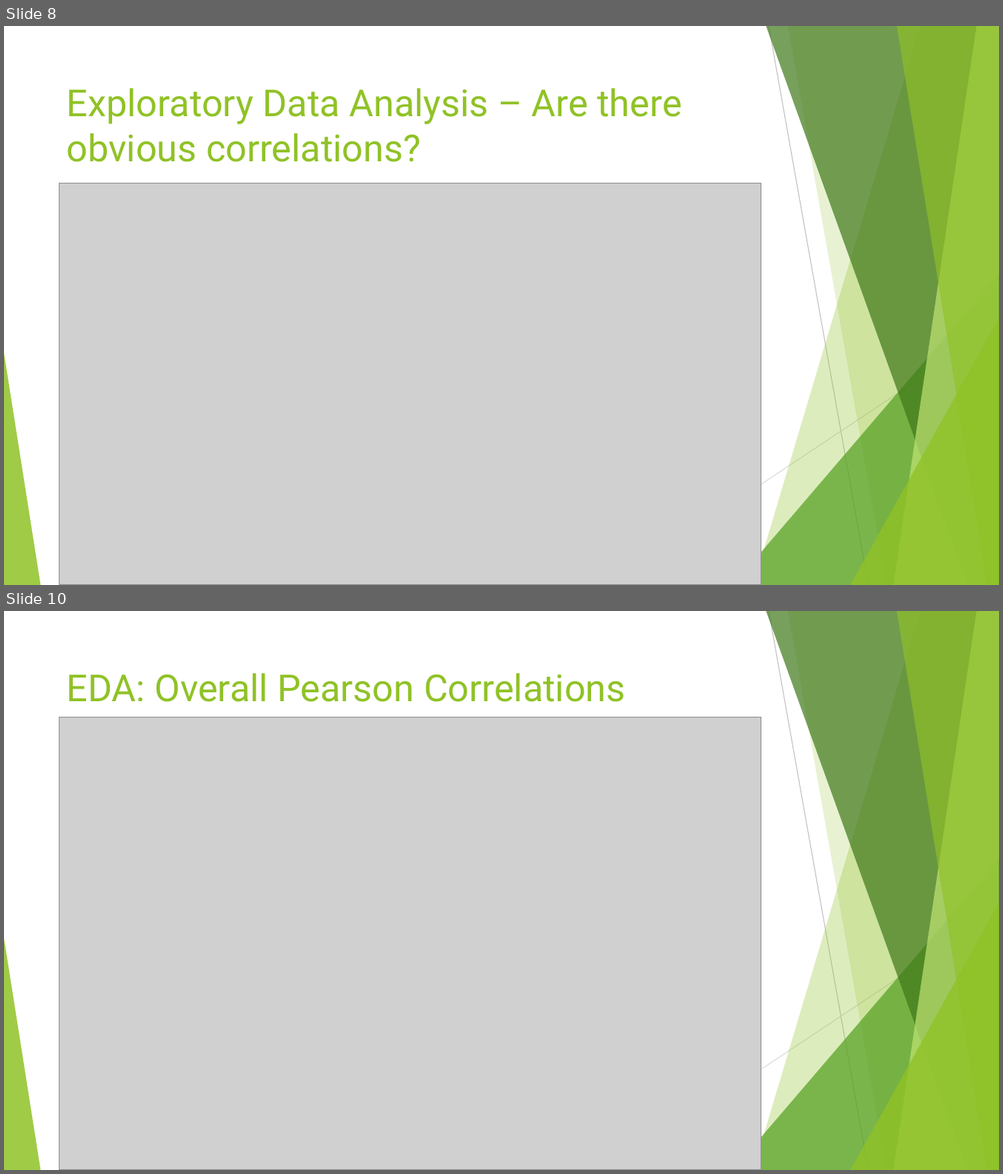
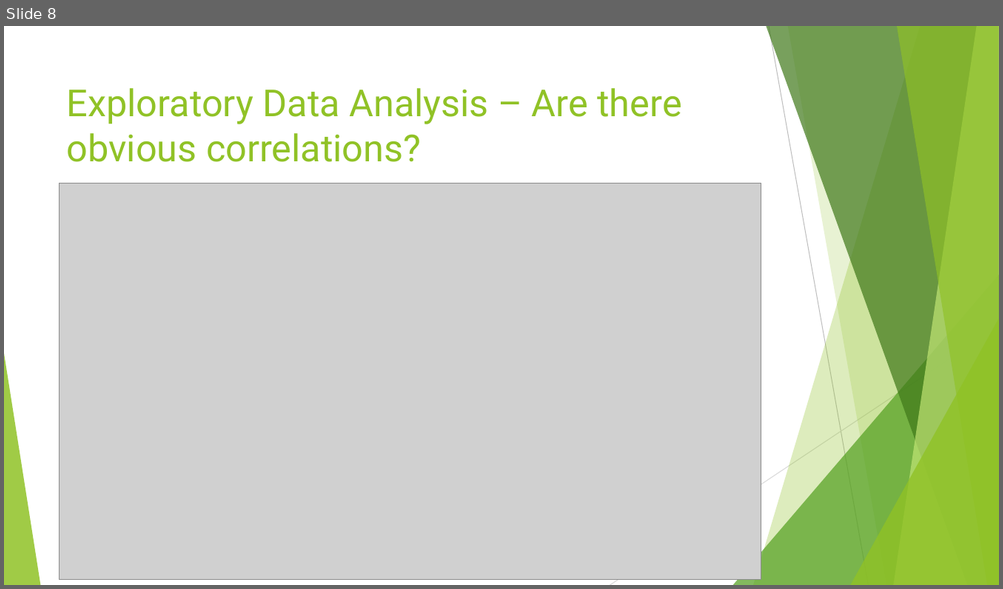
Before and after one commit to littlesiagoy/Springboard-Capstone-1, a slide deck: Capstone 1 Slidedeck.pptx. Shown one above the other, each under a label of ours: slides 8 and 10 before the commit, slide 8 after it; the slides between them are not shown. The pictures are 1003x1174 and 1003x589 pixels, drawn with LibreOffice and Linux fonts; fonts in the diff are those of the drawing; grey boxes stand for pictures. Boxes give left, top, right and bottom in pixels: in the first picture for what was removed or moved away, otherwise in the second. Text is boxed around its words. In the diff, an @@ line names an element or a change of style, - is before the commit and + after.

```diff
--- a/Capstone 1 Slidedeck.pptx
+++ b/Capstone 1 Slidedeck.pptx
@@ slide 10 removed at (4, 611, 999, 1170), background #FFFFFF; not listed: 10 template elements that a slide beside it also shows @@
@@ title removed at (67, 673, 626, 702) @@
-EDA: Overall Pearson Correlations
@@ picture removed at (60, 717, 760, 1170) @@
@@ slide 8 changed as well @@
@@ picture: place and size @@
-picture at (60, 184, 760, 585)
+picture at (60, 184, 760, 580)
```
Also in this commit, not shown: 11 other slides changed, 5 slides added, 3 other slides removed, 18 other files.
